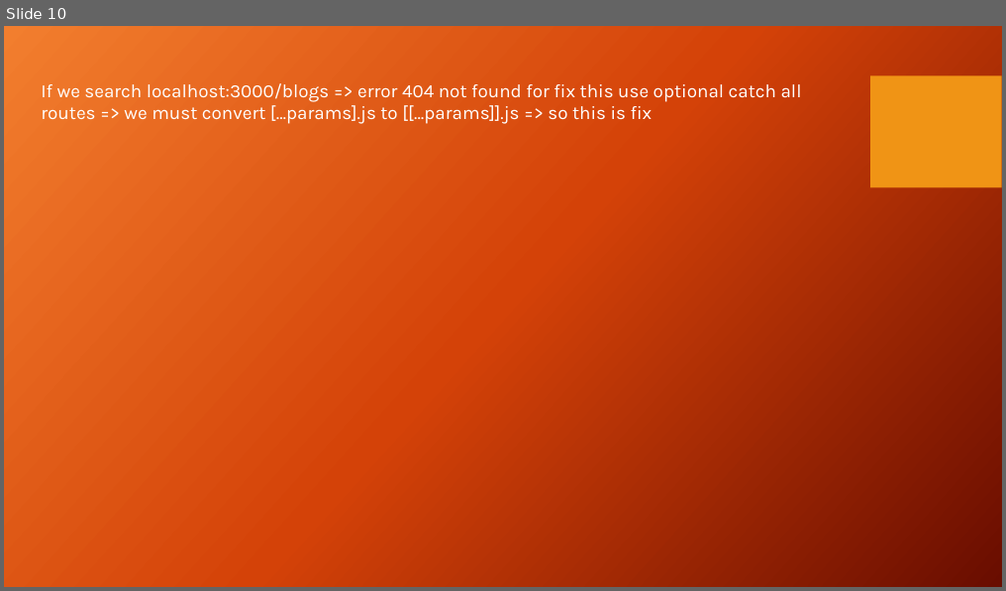
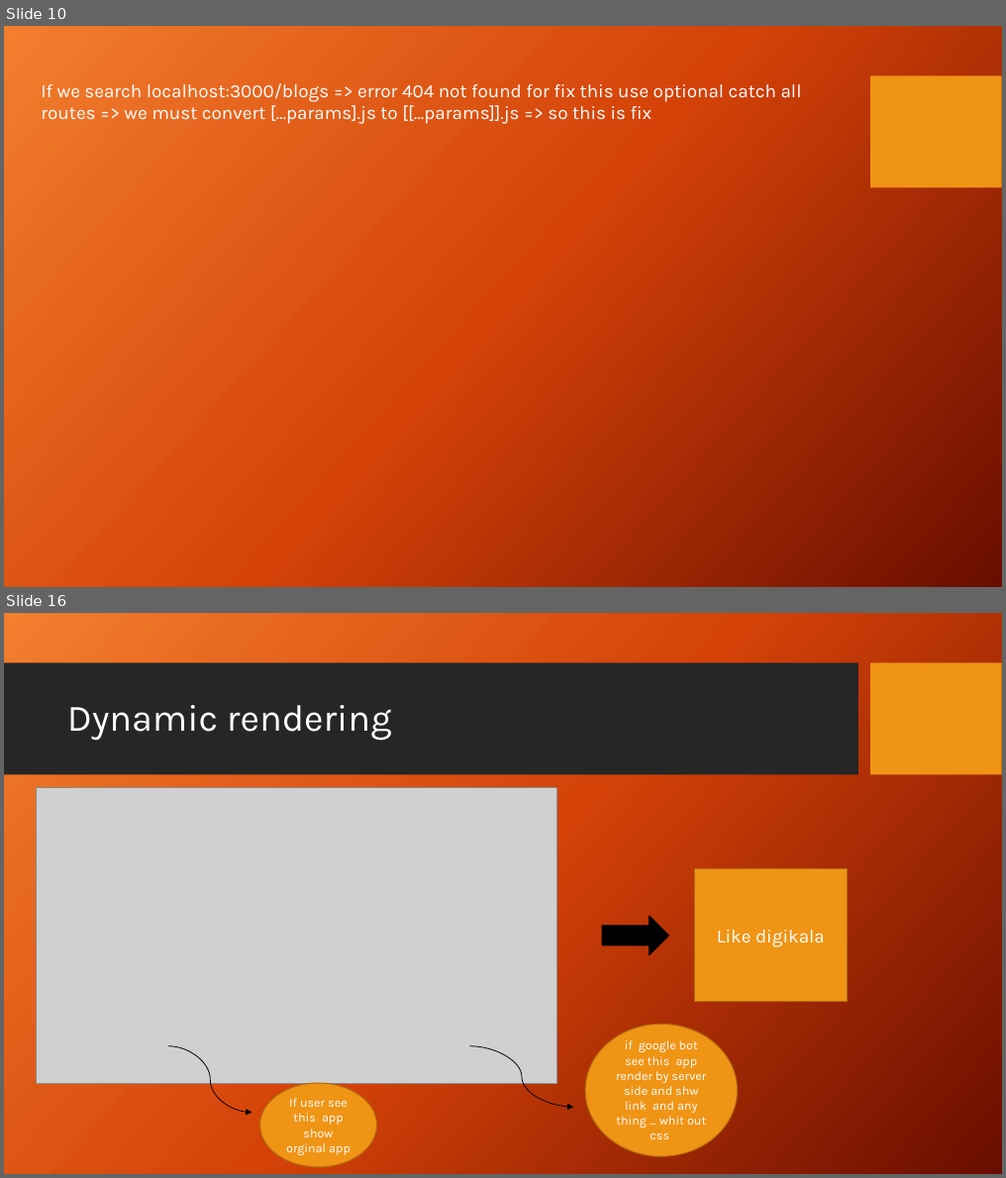
Before and after one commit to Matin-Sangabi/course, a slide deck: NEXT.pptx. Shown one above the other, each under a label of ours: slide 10 before the commit, slides 10 and 16 after it; the slides between them are not shown. The pictures are 1006x591 and 1006x1178 pixels, drawn with LibreOffice and Linux fonts; fonts in the diff are those of the drawing; grey boxes stand for pictures; background and template pictures are left out. Boxes give left, top, right and bottom in pixels: in the first picture for what was removed or moved away, otherwise in the second. Text is boxed around its words. In the diff, an @@ line names an element or a change of style, - is before the commit and + after.

```diff
--- a/NEXT.pptx
+++ b/NEXT.pptx
@@ slide 16 added at [4, 613, 1002, 1174], background picture (left out); not listed: 1 template element that a slide beside it also shows @@
@@ rectangle added at [4, 663, 858, 775], fill #262626 @@
@@ title added at [67, 705, 392, 740], 36 pt, text #FFFFFF @@
+Dynamic rendering
@@ picture added at [37, 788, 557, 1084] @@
@@ rectangle added at [695, 869, 846, 1001], fill #F09415, outline #B26D10 1 pt, 18 pt, text #FFFFFF @@
+Like digikala
@@ right arrow added at [602, 916, 668, 956], fill #000000, outline #000000 1 pt @@
@@ ellipse added at [586, 1024, 738, 1157], fill #F09415, outline #B26D10 1 pt, 12 pt, text #FFFFFF @@
+if google bot see this app render by server side and shw link and any thing … whit out css
@@ curved arrow added from (168, 1047) to (252, 1113), #000000 0.75 pt @@
@@ curved arrow added from (469, 1047) to (573, 1107), #000000 0.75 pt @@
@@ ellipse added at [260, 1083, 377, 1167], fill #F09415, outline #B26D10 1 pt, 12 pt, text #FFFFFF @@
+If user see this app show orginal app
```
Also in this commit, not shown: 1 slide changed, 5 other slides added, 2 other files.
